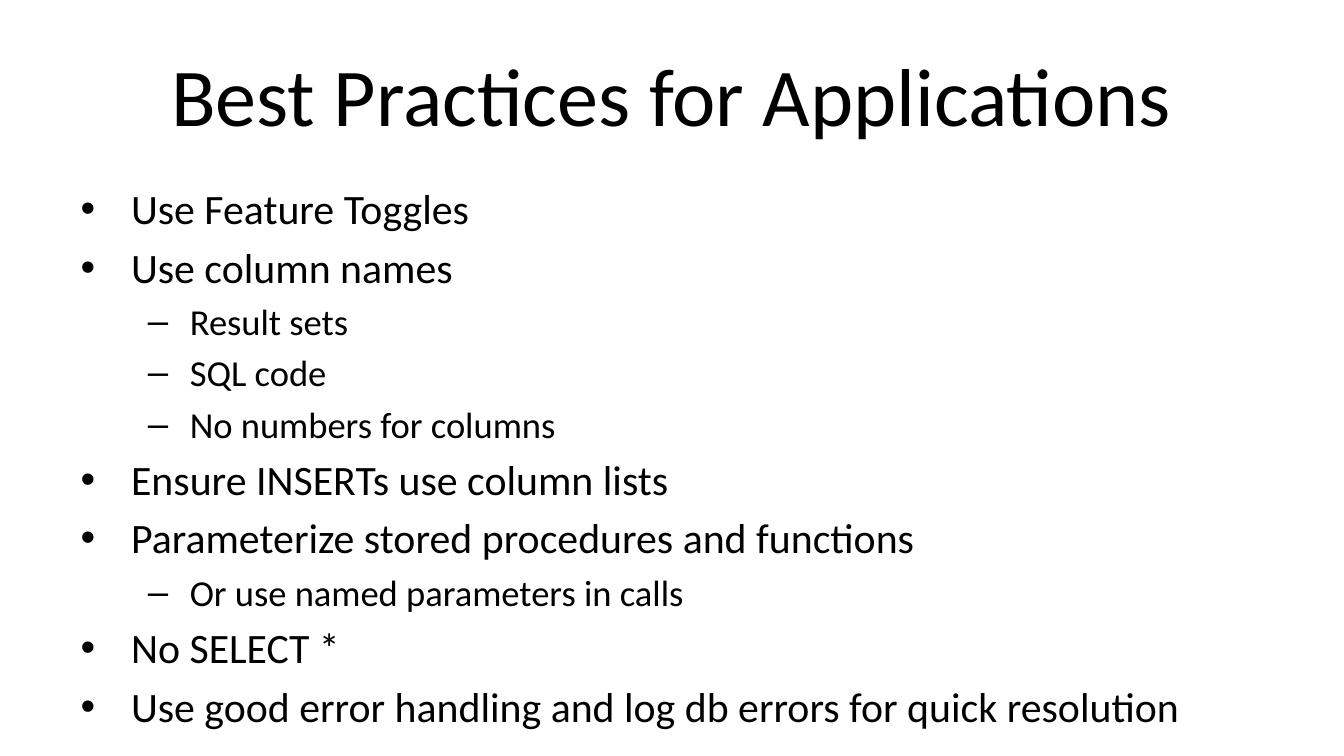
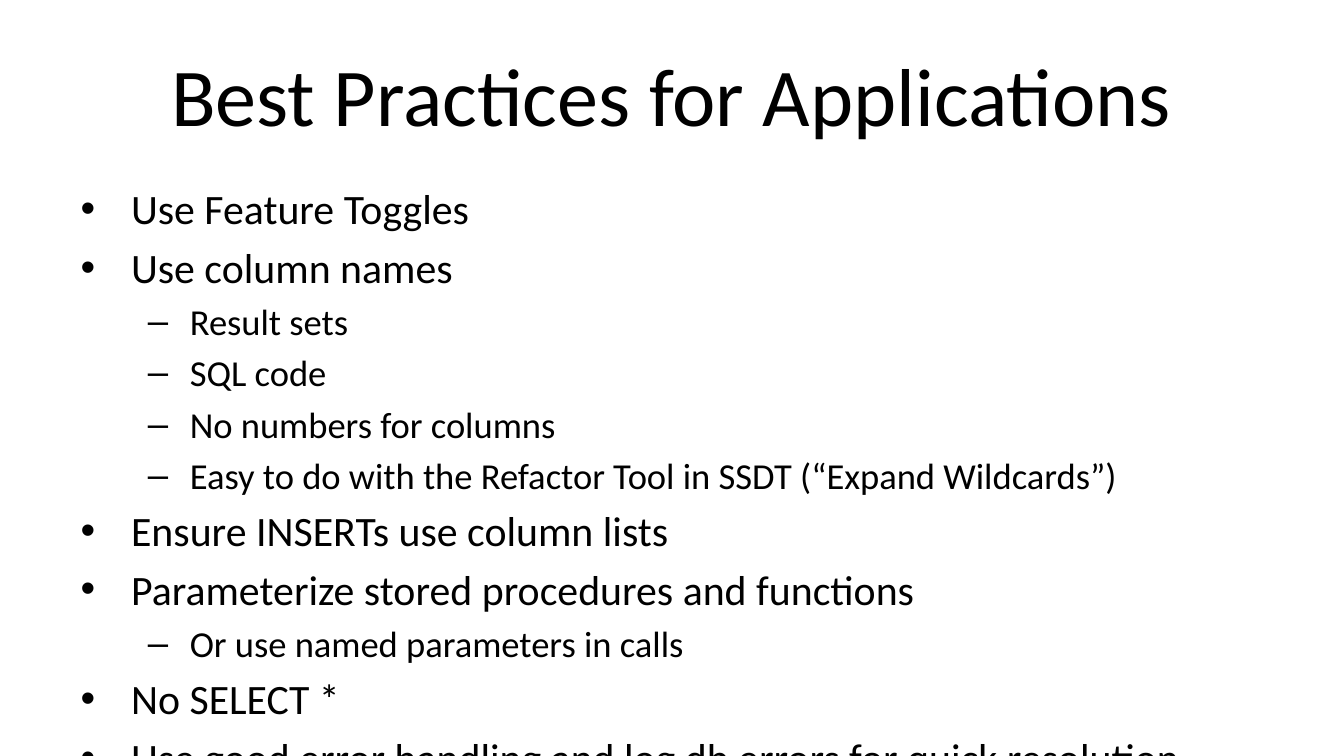
Before and after one commit to way0utwest/ZeroDowntime, a slide deck: slide 34 of ArchitectZeroDowntime.pptx. Drawn at 1344x756 pixels with LibreOffice and Linux fonts; fonts in the diff are those of the drawing; background and template pictures are left out. Boxes give left, top, right and bottom in pixels: in the first picture for what was removed or moved away, otherwise in the second. Text is boxed around its words. In the diff, an @@ line names an element or a change of style, - is before the commit and + after.

Commit message:
added mention of SSDT Refactor Tool

```diff
--- a/ArchitectZeroDowntime.pptx
+++ b/ArchitectZeroDowntime.pptx
@@ text at <box>190,462,1116,495</box>: paragraph added @@
+  – Easy to do with the Refactor Tool in SSDT (“Expand Wildcards”)
```
Also in this commit, not shown: 4 other slides changed.
